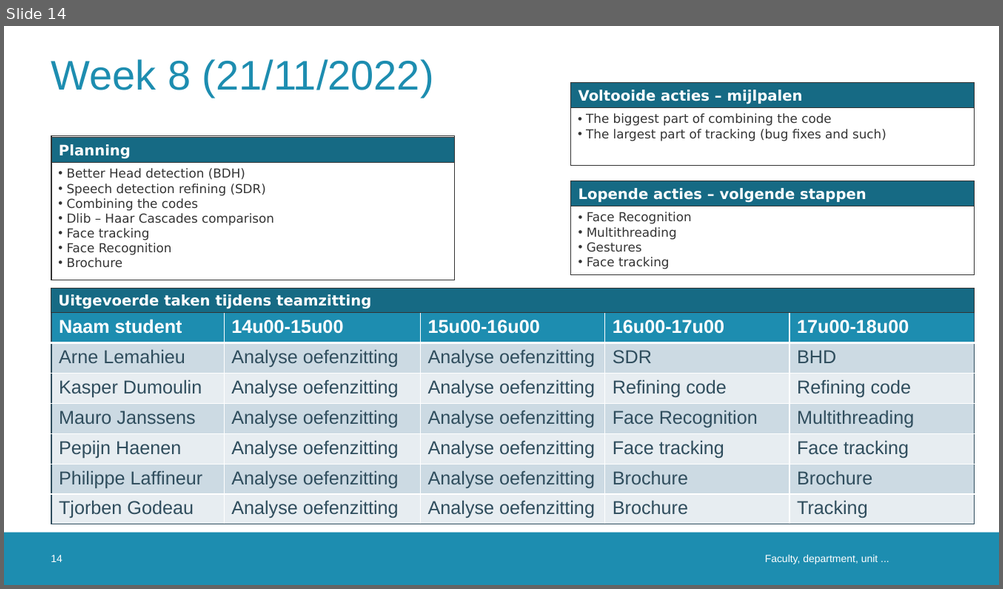
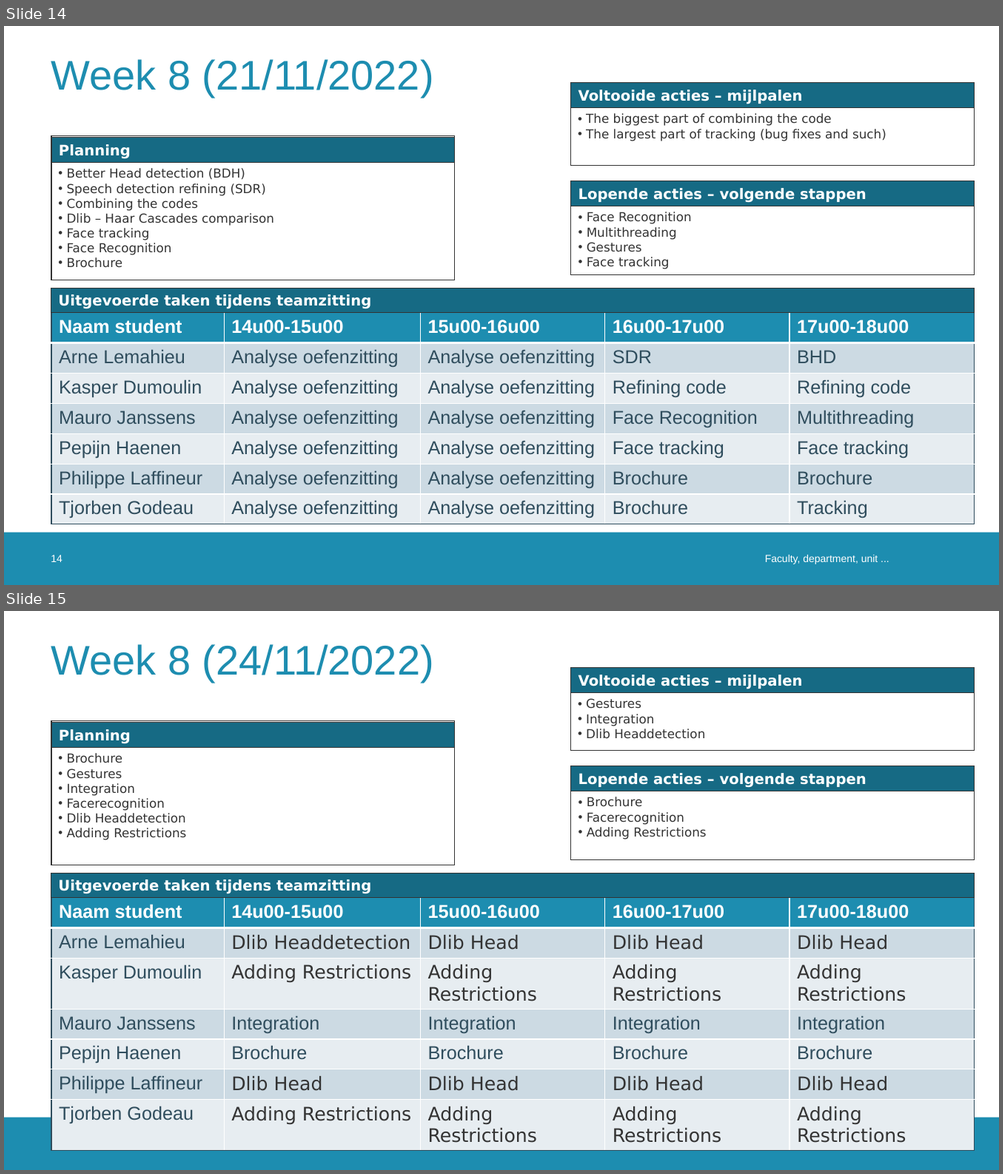
Before and after one commit to DoctorLego2003/Meeting-Owl, a slide deck: logboek_ESAT9A1.pptx. Shown one above the other, each under a label of ours: slide 14 before the commit, slides 14 and 15 after it. The pictures are 1003x589 and 1003x1174 pixels, drawn with LibreOffice and Linux fonts; fonts in the diff are those of the drawing; background and template pictures are left out. Boxes give left, top, right and bottom in pixels: in the first picture for what was removed or moved away, otherwise in the second. Text is boxed around its words. In the diff, an @@ line names an element or a change of style, - is before the commit and + after.

Commit message:
Add files via upload
logboekjes 24/11

```diff
--- a/logboek_ESAT9A1.pptx
+++ b/logboek_ESAT9A1.pptx
@@ slide 15 added at (4, 611, 999, 1170), background #FFFFFF; not listed: 1 template element that a slide beside it also shows @@
@@ title added at (51, 644, 434, 682), 40 pt, text #1D8DB0 @@
+Week 8 (24/11/2022)
@@ rectangle added at (571, 668, 974, 751), outline #333333 0.75 pt @@
@@ rectangle added at (571, 668, 974, 692), fill #166A84, outline #333333 0.75 pt, 14 pt, text #FFFFFF, bold @@
+Voltooide acties – mijlpalen
@@ text added at (586, 698, 705, 739), 12 pt, text #333333 @@
+• Gestures
+• Integration
+• Dlib Headdetection
@@ rectangle added at (52, 721, 455, 865), outline #333333 0.75 pt @@
@@ rectangle added at (52, 722, 455, 747), fill #166A84, outline #333333 0.75 pt, 14 pt, text #FFFFFF, bold @@
+Planning
@@ text added at (67, 753, 186, 840), 12 pt, text #333333 @@
+• Brochure
+• Gestures
+• Integration
+• Facerecognition
+• Dlib Headdetection
+• Adding Restrictions
@@ rectangle added at (571, 766, 974, 860), outline #333333 0.75 pt @@
@@ rectangle added at (571, 766, 974, 791), fill #166A84, outline #333333 0.75 pt, 14 pt, text #FFFFFF, bold @@
+Lopende acties – volgende stappen
@@ text added at (586, 797, 706, 840), 12 pt, text #333333 @@
+• Brochure
+• Facerecognition
+• Adding Restrictions
@@ rectangle added at (51, 873, 974, 897), fill #166A84, outline #333333 0.75 pt, 14 pt, text #FFFFFF, bold @@
+Uitgevoerde taken tijdens teamzitting
@@ table added at (52, 898, 973, 1154), 7 rows, 5 columns @@
+Naam student | 14u00-15u00 | 15u00-16u00 | 16u00-17u00 | 17u00-18u00
+Arne Lemahieu | Dlib Headdetection | Dlib Head | Dlib Head | Dlib Head
+Kasper Dumoulin | Adding Restrictions | Adding Restrictions | Adding Restrictions | Adding Restrictions
+Mauro Janssens | Integration | Integration | Integration | Integration
+Pepijn Haenen | Brochure | Brochure | Brochure | Brochure
+Philippe Laffineur | Dlib Head | Dlib Head | Dlib Head | Dlib Head
+Tjorben Godeau | Adding Restrictions | Adding Restrictions | Adding Restrictions | Adding Restrictions
@@ page number added at (51, 1139, 62, 1150), 10 pt, text #FFFFFF @@
+15
@@ text added at (765, 1139, 878, 1143), 10 pt, text #FFFFFF @@
+Faculty, department, unit ...
```
